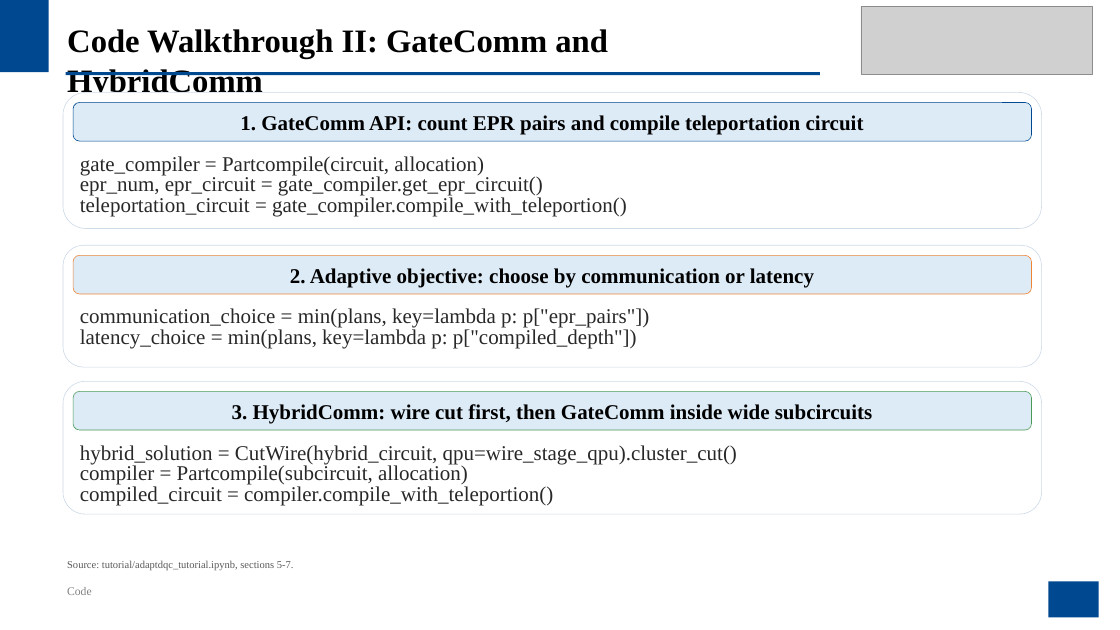
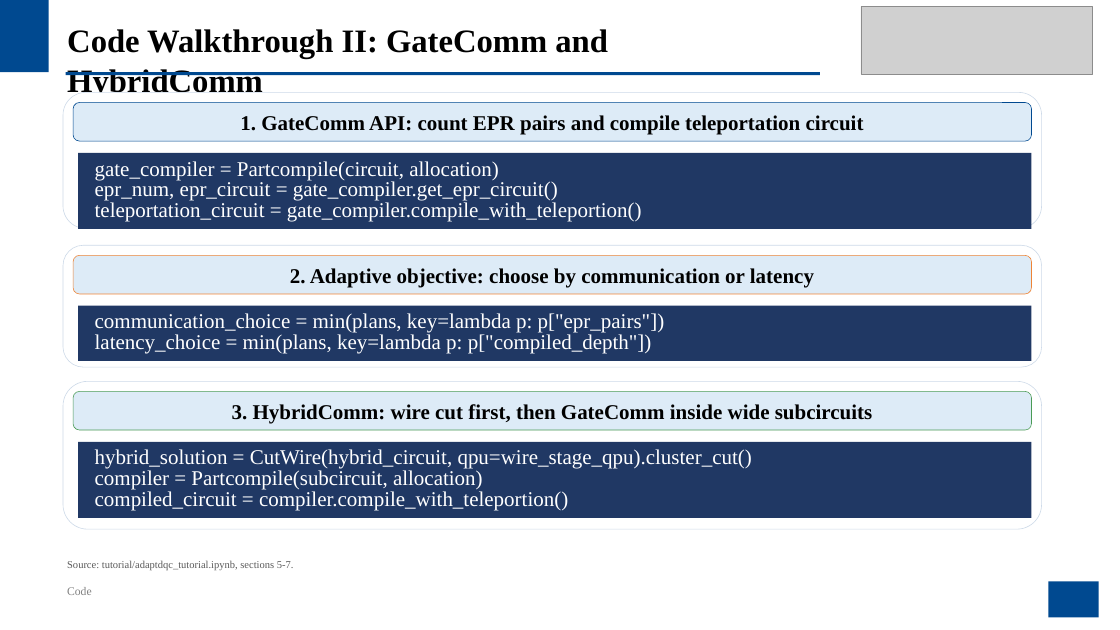
Before and after one commit to JanusQ/Janus4, a slide deck: slide 31 of adaptiveQC/pptx/AdaptDQC_Adaptive_Distributed_Quantum_Computing_With_Quantitative_Performance_Analysis.pptx (slide 33 before the commit). Drawn at 1120x630 pixels with LibreOffice and Linux fonts; fonts in the diff are those of the drawing; grey boxes stand for pictures. Boxes give left, top, right and bottom in pixels: in the first picture for what was removed or moved away, otherwise in the second. Text is boxed around its words. In the diff, an @@ line names an element or a change of style, - is before the commit and + after.

```diff
--- a/adaptiveQC/pptx/AdaptDQC_Adaptive_Distributed_Quantum_Computing_With_Quantitative_Performance_Analysis.pptx
+++ b/adaptiveQC/pptx/AdaptDQC_Adaptive_Distributed_Quantum_Computing_With_Quantitative_Performance_Analysis.pptx
@@ rectangle "gate_compiler = Partcompile(circuit, allocation)" resized from (x1=80, y1=156, x2=627, y2=217) to (x1=78, y1=153, x2=1032, y2=229) @@
@@ rectangle "communication_choice = min(plans, key=lambda p: ..." resized from (x1=80, y1=308, x2=650, y2=349) to (x1=78, y1=306, x2=1032, y2=361) @@
@@ rounded rectangle resized from (x1=63, y1=381, x2=1042, y2=514) to (x1=63, y1=381, x2=1042, y2=529) @@
@@ text colour #282828 to #FFFFFF; fill none to #203864 in 3 elements at (x1=78, y1=306, x2=1032, y2=361), (x1=78, y1=153, x2=1032, y2=229), (x1=78, y1=442, x2=1032, y2=518) @@
@@ rectangle "hybrid_solution = CutWire(hybrid_circuit, qpu=wire_stage_qpu ..." resized from (x1=80, y1=445, x2=737, y2=506) to (x1=78, y1=442, x2=1032, y2=518) @@
```
Also in this commit, not shown: 19 other slides changed, 1 slide added, 3 slides removed, 2 other files.
